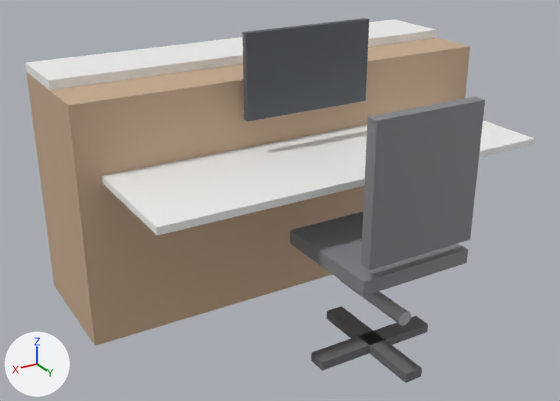
A saved change to the glTF model assets/glb/reception_desk.glb.
Rendered twice from a camera (50 mm lens) standing at (1.76, 2.63, 1.86) and looking at (0.15, -0.04, 0.52). The lights are fixed; the arrows at lower left show +X, +Y and +Z. The older version comes first.

In view in the first picture: 'geometry_0'.
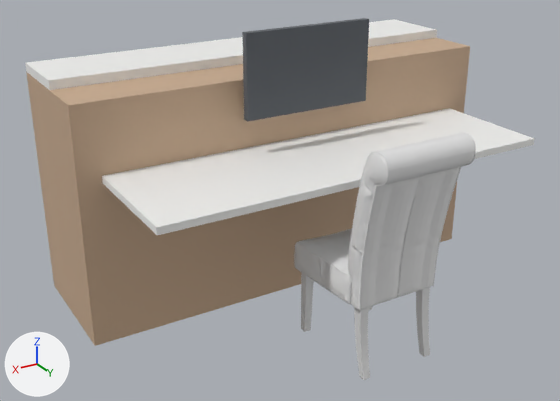
Boxes (x1, y1, x2, y2) around the edits, measured in the pictures (560 x 401 px):
'geometry_0', reshaped (10% shorter)
    before: (25, 18, 535, 383)
    after: (25, 18, 535, 346)
'dining_chair_02_0_n0', added
    after: (294, 133, 476, 380)
part 1 of me_geometry_0, deleted
    before: (340, 280, 411, 326)
part 2 of me_geometry_0, deleted
    before: (290, 211, 468, 296)
part 3 of me_geometry_0, deleted
    before: (311, 316, 428, 371)
part 4 of me_geometry_0, deleted
    before: (361, 97, 485, 270)
part 5 of me_geometry_0, deleted
    before: (327, 306, 422, 383)

The edits, one by one:
Picture 'Image_2' (img_image_2) is new.
Picture 'Image_1' (img_image_1) is new.
Material 'dining_chair_02' (mat_dining_chair_02) is new.
Uses the picture img_image_1.
Uses the picture img_image_2.
me_geometry_0 is used by ob_geometry_0; location (0.0, 0.0, 0.0).
me_geometry_0 had 114 vertices, 192 faces and spanned x -1.0..1.0, y -0.75..0.73, z 0.0..1.26.
me_geometry_0 now has 32 vertices, 48 faces and spans x -1.0..1.0, y -0.75..0.4, z 0.0..1.26.
me_geometry_0 part 1: the loose piece of 50 vertices spanning x -0.03..0.03, y 0.25..0.65, z 0.21..0.27 is deleted.
me_geometry_0 part 2: the loose piece of 8 vertices spanning x -0.25..0.25, y 0.2..0.7, z 0.44..0.5 is deleted.
me_geometry_0 part 3: the loose piece of 8 vertices spanning x -0.28..0.28, y 0.41..0.49, z 0.0..0.04 is deleted.
me_geometry_0 part 4: the loose piece of 8 vertices spanning x -0.24..0.24, y 0.67..0.71, z 0.55..1.1 is deleted.
me_geometry_0 part 5: the loose piece of 8 vertices spanning x -0.04..0.04, y 0.17..0.73, z 0.0..0.04 is deleted.
Mesh me_dining_chair_02_0 is new.
It has 11974 vertices, 22013 faces and spans x -0.217..0.217, y -0.288..0.288, z 0.0..0.973.
It uses material mat_dining_chair_02 (its picture is missing).
Object 'dining_chair_02_0_n0' (ob_dining_chair_02_0_n0) is new; it shows me_dining_chair_02_0.
Its location is (0.0, 0.45, 0.0).
